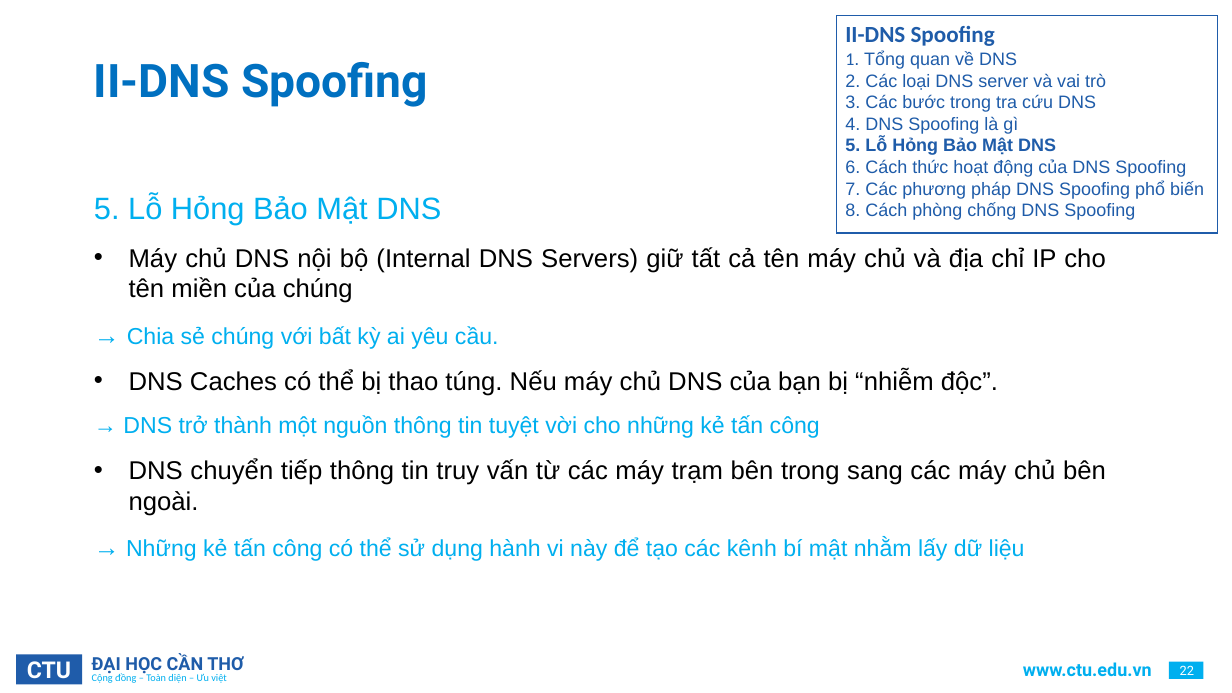
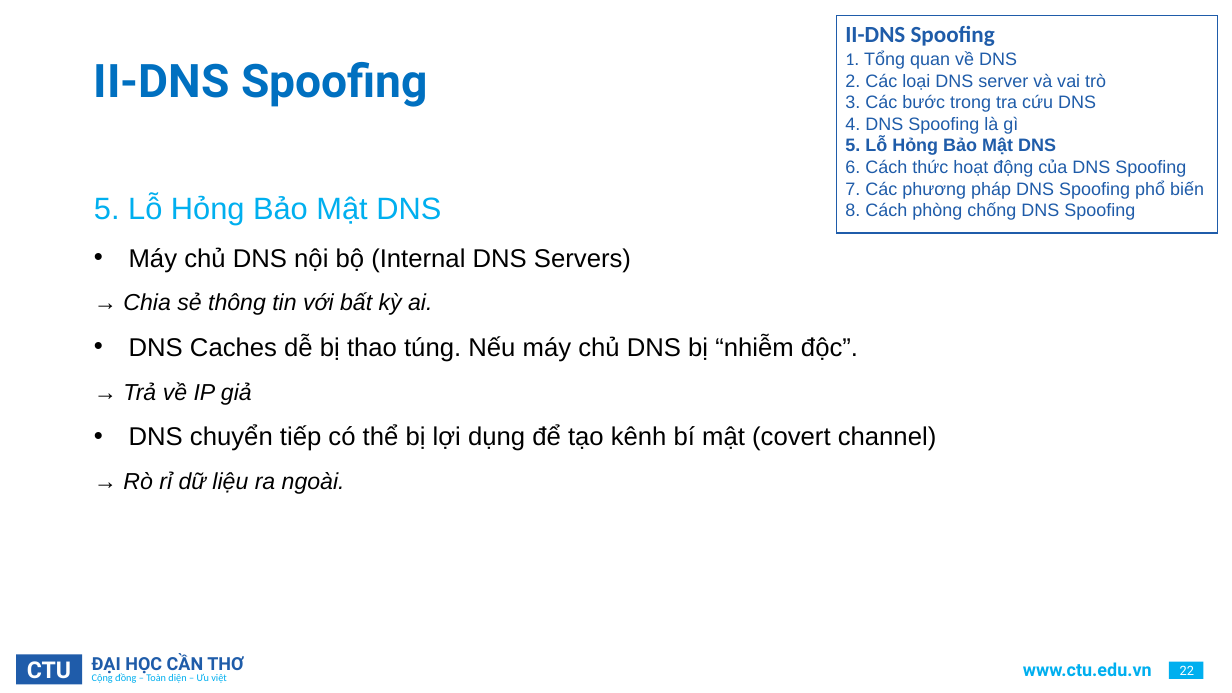
Before and after one commit to HaiDangDoo/archive, a slide deck: slide 22 of NLCS/CTU_PowerPoint_Template.pptx. Drawn at 1232x693 pixels with LibreOffice and Linux fonts; fonts in the diff are those of the drawing; background and template pictures are left out. Boxes give left, top, right and bottom in pixels: in the first picture for what was removed or moved away, otherwise in the second. Text is boxed around its words. In the diff, an @@ line names an element or a change of style, - is before the commit and + after.

```diff
--- a/NLCS/CTU_PowerPoint_Template.pptx
+++ b/NLCS/CTU_PowerPoint_Template.pptx
@@ text at (123, 247, 937, 494): text changed @@
-• Máy chủ DNS nội bộ (Internal DNS Servers) giữ tất cả tên máy chủ và địa chỉ IP cho tên miền của chúng
-→ Chia sẻ chúng với bất kỳ ai yêu cầu.
-• DNS Caches có thể bị thao túng. Nếu máy chủ DNS của bạn bị “nhiễm độc”.
-→ DNS trở thành một nguồn thông tin tuyệt vời cho những kẻ tấn công
-• DNS chuyển tiếp thông tin truy vấn từ các máy trạm bên trong sang các máy chủ bên ngoài.
-→ Những kẻ tấn công có thể sử dụng hành vi này để tạo các kênh bí mật nhằm lấy dữ liệu
+• Máy chủ DNS nội bộ (Internal DNS Servers)
+→ Chia sẻ thông tin với bất kỳ ai.
+• DNS Caches dễ bị thao túng. Nếu máy chủ DNS bị “nhiễm độc”.
+→ Trả về IP giả
+• DNS chuyển tiếp có thể bị lợi dụng để tạo kênh bí mật (covert channel)
+→ Rò rỉ dữ liệu ra ngoài.
```
Also in this commit, not shown: 30 other slides changed, 2 slides removed, 35 other files.
